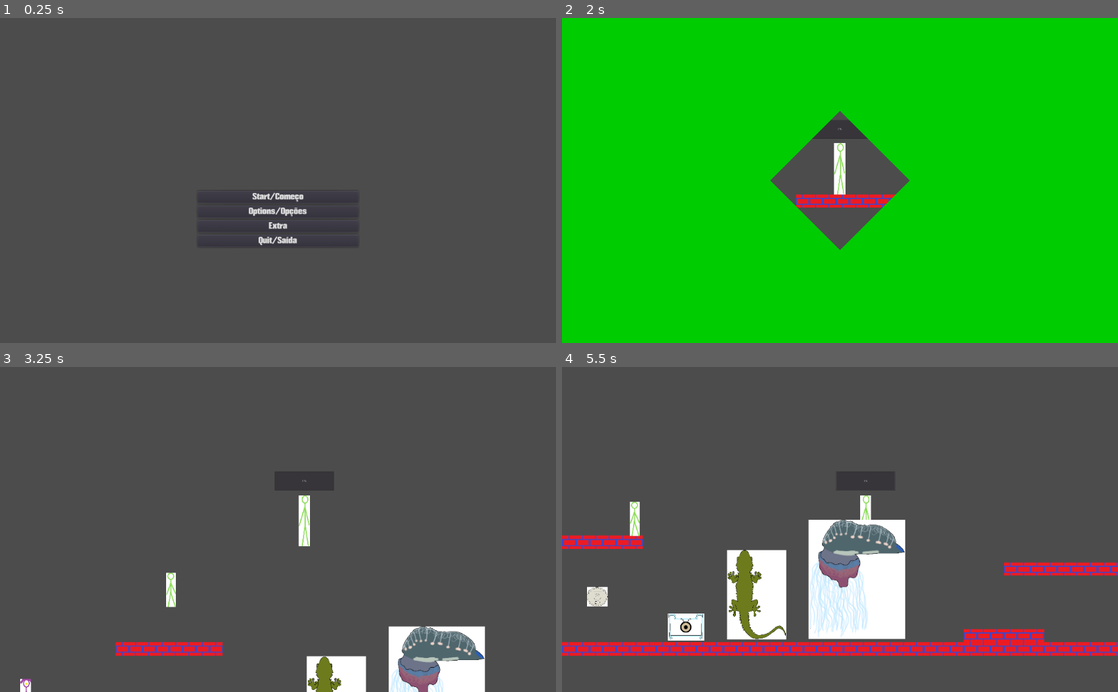
Above: before the commit, frames 1-4 (two rows, left to right).
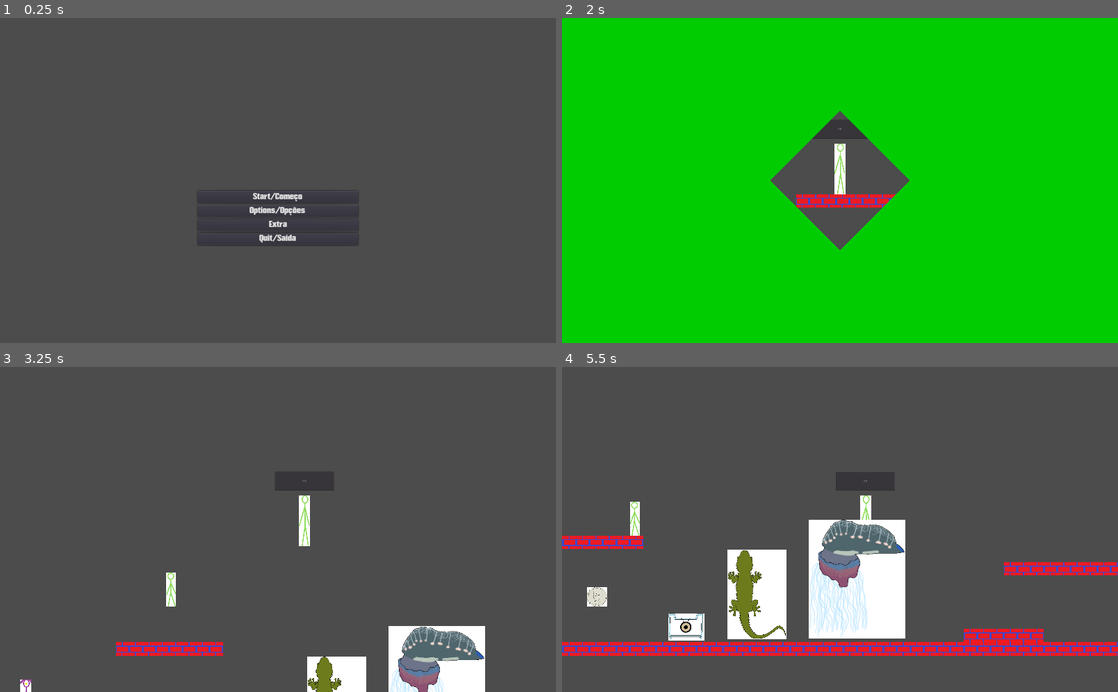
Above: after the commit, the same moments.

Repository: EyeBallTank/PROJECT-NORTUBEL-main-ish
Game: Godot game, scene res://screens/MainMenu.tscn
Two runs of this game, one before a commit and one after it. Both use one fixed random seed, a clock stepped at 60 frames per second and the inputs below.
Inputs:
- Up to frame 1 (0.25 s): no input
- Up to frame 2 (2 s): click "Start/Começo" at 0.5 s; click "Start/Começo" at 1.25 s
- Up to frame 3 (3.25 s): hold F (followme) 2.03-2.78 s; hold Right (right) from 2.03 s (still down); tap Up (jumpup) at 2.27, 3.02 s; tap S (standstill) at 2.85 s
- Up to frame 4 (5.5 s): release Right (right) at 3.53 s; hold Left (left) 3.53-4.28 s; hold F (followme) 3.53-4.28 s; hold Right (right) from 4.28 s (still down); tap S (standstill) at 4.35 s; tap Up (jumpup) at 4.52, 5.27 s; hold F (followme) from 5.03 s (still down)

The runs differ from the first frame. In frame 1, 0.5% of the frame differs, in the area x 35-65%, y 53-71%; in frame 2, 0.2%; in frame 3, 0.7%; in frame 4, 2.5%, in the area x 0-100%, y 34-89%.

Commit message:
not sure if i should bother with fullscreen
at least if the player tries to check both fullscreen and borderless, because that leads to the game being stuck.
seemingly in a specific order too.

Diff:
--- a/project.godot
+++ b/project.godot
@@ -33,6 +33,11 @@
 [autoload]
 
 SceneManager="*res://src/behind_the_scenes/scene_manager.tscn"
+
+[display]
+
+window/stretch/mode="2d"
+window/stretch/aspect="keep"
 
 [editor_plugins]
 
--- a/screens/MainMenu.gd
+++ b/screens/MainMenu.gd
@@ -2,6 +2,8 @@
 
 onready var menu = $MenuMain
 onready var options = $OptionsMenu
+
+
 
 func _on_StartButton_pressed():
 	SceneManager.change_scene("level_transition_effect", "res://src/levels/LevelTemplate.tscn")
@@ -36,3 +38,7 @@
 
 func volume(bus_index, value):
 	AudioServer.set_bus_volume_db(bus_index, linear2db(value)-30)
+
+
+func _on_Fullscreen_toggled(button_pressed):
+	OS.window_fullscreen = button_pressed
--- a/screens/MainMenu.tscn
+++ b/screens/MainMenu.tscn
@@ -31,6 +31,7 @@
 font_data = ExtResource( 2 )
 
 [node name="MainMenu" type="Control"]
+pause_mode = 2
 anchor_right = 1.0
 anchor_bottom = 1.0
 script = ExtResource( 1 )
@@ -180,5 +181,6 @@
 [connection signal="pressed" from="MenuMain/QuitButton" to="." method="_on_QuitButton_pressed"]
 [connection signal="value_changed" from="OptionsMenu/SoundSettings/Sliders/Music" to="." method="_on_Music_value_changed"]
 [connection signal="value_changed" from="OptionsMenu/SoundSettings/Sliders/Sound" to="." method="_on_Sound_value_changed"]
+[connection signal="toggled" from="OptionsMenu/VideoSettings/Checks/Fullscreen" to="." method="_on_Fullscreen_toggled"]
 [connection signal="toggled" from="OptionsMenu/VideoSettings/Checks/Borderless" to="." method="_on_Borderless_toggled"]
 [connection signal="pressed" from="OptionsMenu/BackFromOptions" to="." method="_on_BackFromOptions_pressed"]
